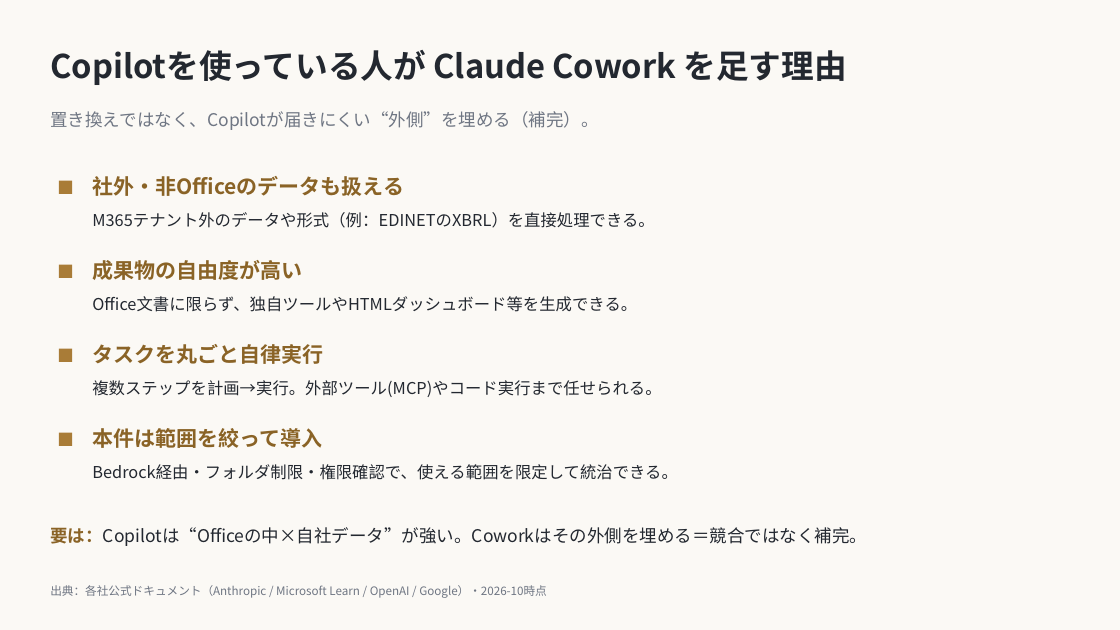
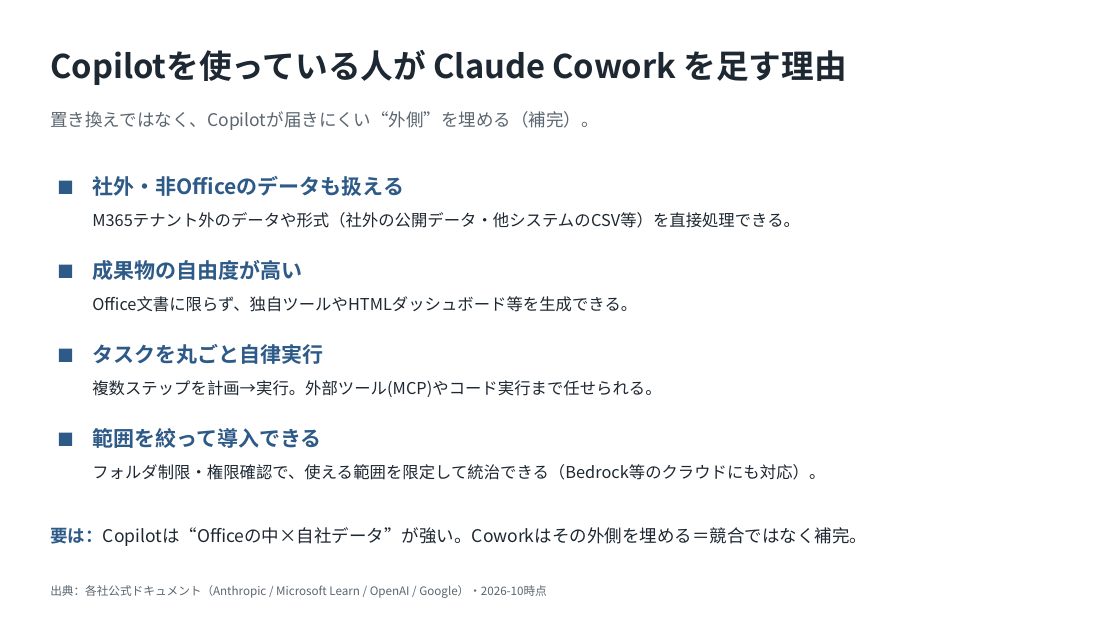
Before and after one commit to ctc-itkr/claude-hands-on, a slide deck: slide 4 of docs/03_参考資料/Copilot_Cowork_競合比較.pptx. Drawn at 1120x630 pixels with LibreOffice and Linux fonts; fonts in the diff are those of the drawing. Boxes give left, top, right and bottom in pixels: in the first picture for what was removed or moved away, otherwise in the second. Text is boxed around its words. In the diff, an @@ line names an element or a change of style, - is before the commit and + after.

```diff
--- a/docs/03_参考資料/Copilot_Cowork_競合比較.pptx
+++ b/docs/03_参考資料/Copilot_Cowork_競合比較.pptx
@@ rectangle removed at <box>0,0,1120,630</box> @@
@@ text "Copilotを使っている人が Claude Cowork を足す理由" at <box>50,50,847,85</box>: text colour #232830 to #1E2832 @@
@@ text "置き換えではなく、Copilotが届きにくい“外側”を埋める（補完）。" at <box>50,111,598,130</box>: text colour #6F7683 to #5B6670 @@
@@ text at <box>92,212,800,228</box>: text changed; text colour #232830 to #1E2832 @@
-M365テナント外のデータや形式（例：EDINETのXBRL）を直接処理できる。
+M365テナント外のデータや形式（社外の公開データ・他システムのCSV等）を直接処理できる。
@@ text "Office文書に限らず、独自ツールやHTMLダッシュボード等を生成できる。" at <box>92,296,637,312</box>: text colour #232830 to #1E2832 @@
@@ text colour #8A6326 to #2E5A88 in 3 elements at <box>92,176,404,196</box>, <box>92,260,302,280</box>, <box>92,344,323,364</box> @@
@@ fill #A97C37 to #2E5A88 in 4 elements at <box>59,181,72,194</box>, <box>59,265,72,278</box>, <box>59,349,72,362</box>, <box>59,433,72,446</box> @@
@@ text at <box>92,428,322,448</box>: text changed; text colour #8A6326 to #2E5A88 @@
-本件は範囲を絞って導入
+範囲を絞って導入できる
@@ text at <box>92,464,825,480</box>: text changed; text colour #232830 to #1E2832 @@
-Bedrock経由・フォルダ制限・権限確認で、使える範囲を限定して統治できる。
+フォルダ制限・権限確認で、使える範囲を限定して統治できる（Bedrock等のクラウドにも対応）。
@@ text "要は：Copilotは“Officeの中×自社データ”が強い。Coworkはその外側を埋める＝競合ではなく補完。" at <box>50,527,867,546</box>: text colour #8A6326 to #2E5A88 in "要は：Copilotは“Officeの中×自社データ”が強い。Coworkはその外側を埋める＝競合ではなく補完。"; text colour #232830 to #1E2832 @@
@@ text "出典：各社公式ドキュメント（Anthropic / Microsoft Learn / ..." at <box>50,585,547,598</box>: text colour #6F7683 to #5B6670 @@
```
Also in this commit, not shown: 5 other slides changed.
